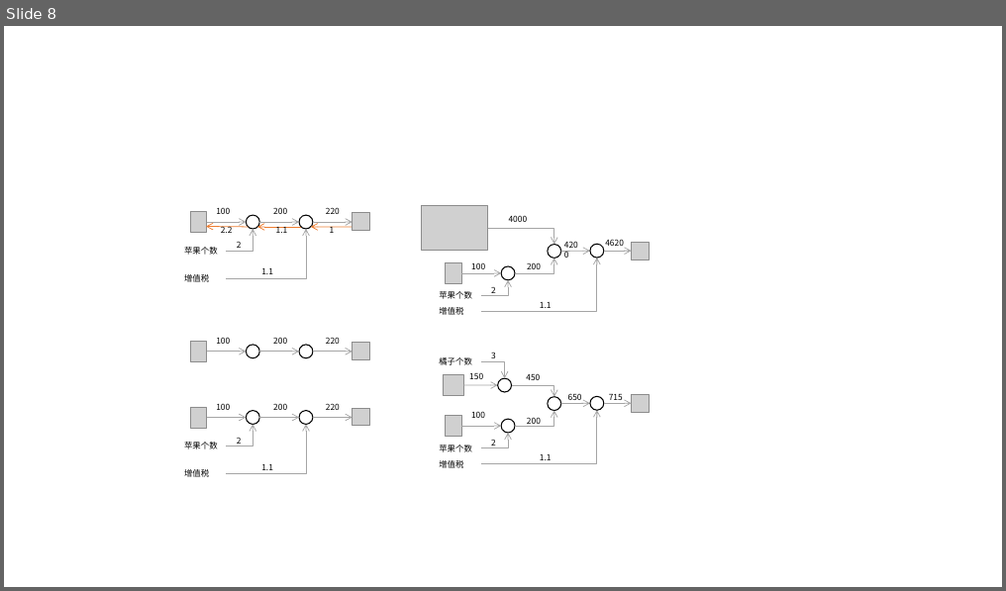
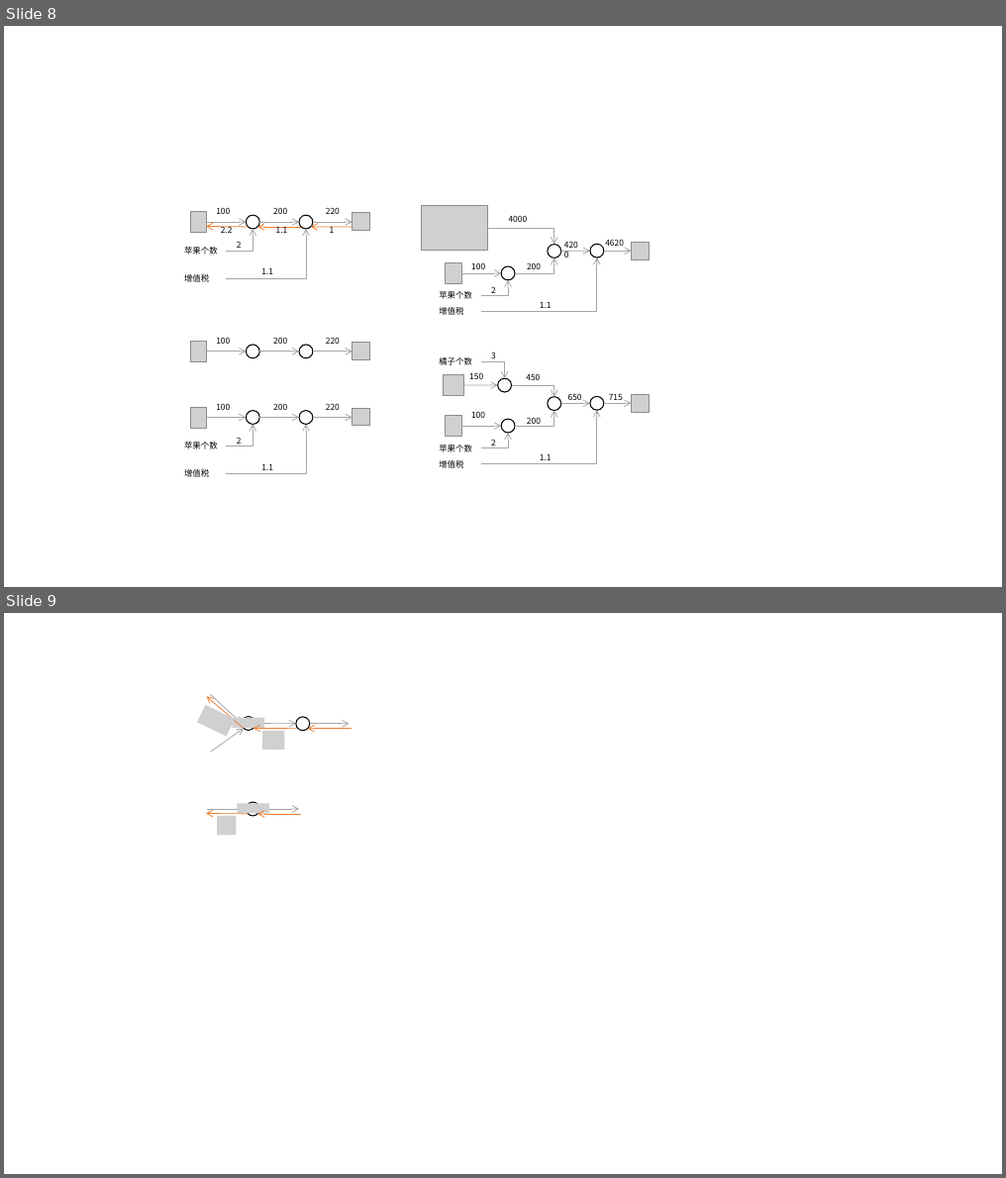
Before and after one commit to DrDavidS/basic_Machine_Learning, a slide deck: back_up_images/矢量图片.pptx. Shown one above the other, each under a label of ours: slide 8 before the commit, slides 8 and 9 after it. The pictures are 1006x591 and 1006x1178 pixels, drawn with LibreOffice and Linux fonts; fonts in the diff are those of the drawing; grey boxes stand for pictures; background and template pictures are left out. Boxes give left, top, right and bottom in pixels: in the first picture for what was removed or moved away, otherwise in the second. Text is boxed around its words. In the diff, an @@ line names an element or a change of style, - is before the commit and + after.

```diff
--- a/back_up_images/矢量图片.pptx
+++ b/back_up_images/矢量图片.pptx
@@ slide 9 added at [4,613,1002,1174], background #FFFFFF @@
@@ arrow added from (244, 728) to (207, 696), #ED7D31 0.75 pt @@
@@ arrow added from (210, 694) to (242, 724), #A5A5A5 0.75 pt @@
@@ picture added at [197,705,235,737] @@
@@ arrow added from (211, 752) to (244, 728), #A5A5A5 0.75 pt @@
@@ picture added at [233,718,264,728] @@
@@ ellipse added at [242,716,254,730], fill #FFFFFF, outline #000000 1 pt @@
@@ arrow added from (298, 728) to (253, 728), #ED7D31 0.75 pt @@
@@ arrow added from (255, 724) to (296, 724), #A5A5A5 0.75 pt @@
@@ picture added at [262,731,285,750] @@
@@ ellipse added at [296,717,310,731], fill #FFFFFF, outline #000000 1 pt @@
@@ arrow added from (351, 728) to (308, 728), #ED7D31 0.75 pt @@
@@ arrow added from (310, 724) to (350, 724), #A5A5A5 0.75 pt @@
@@ arrow added from (249, 814) to (206, 814), #ED7D31 0.75 pt @@
@@ arrow added from (207, 809) to (246, 809), #A5A5A5 0.75 pt @@
@@ picture added at [218,816,236,836] @@
@@ picture added at [237,803,269,813] @@
@@ ellipse added at [246,802,259,816], fill #FFFFFF, outline #000000 1 pt @@
@@ arrow added from (301, 814) to (257, 814), #ED7D31 0.75 pt @@
@@ arrow added from (260, 809) to (299, 809), #A5A5A5 0.75 pt @@
```
Also in this commit, not shown: 1 slide removed.
